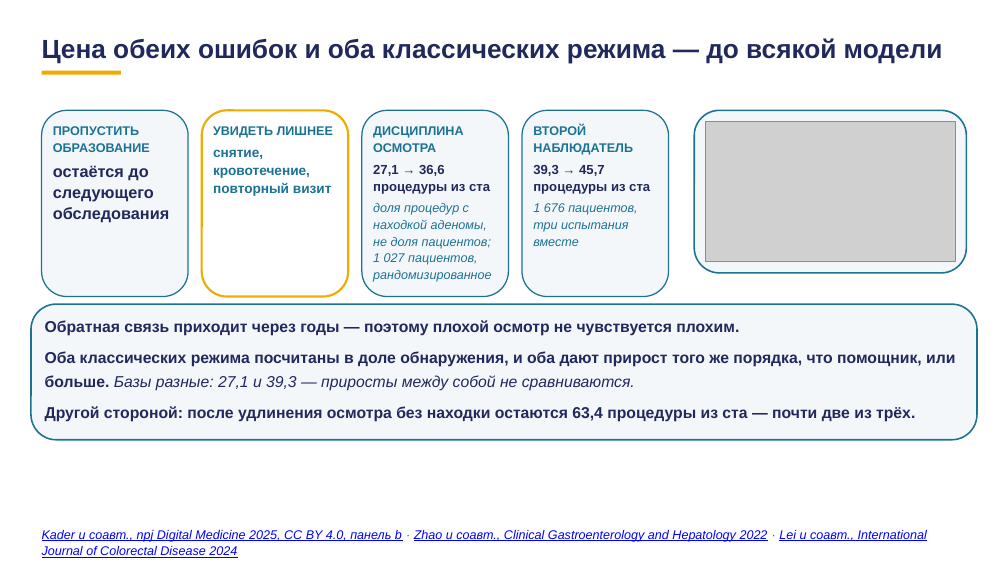
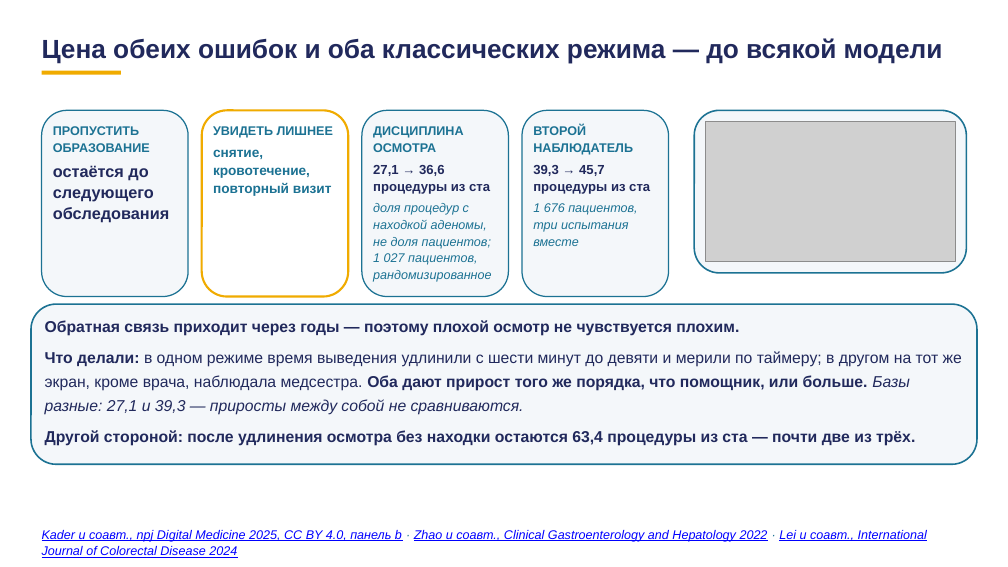
Before and after one commit to tellina-study/AI-usage-lessons, a slide deck: slide 81 of library/lectures/lec-07/rework/deck/lec-07-karkas.pptx. Drawn at 1008x567 pixels with LibreOffice and Linux fonts; fonts in the diff are those of the drawing; grey boxes stand for pictures. Boxes give left, top, right and bottom in pixels: in the first picture for what was removed or moved away, otherwise in the second. Text is boxed around its words. In the diff, an @@ line names an element or a change of style, - is before the commit and + after.

```diff
--- a/library/lectures/lec-07/rework/deck/lec-07-karkas.pptx
+++ b/library/lectures/lec-07/rework/deck/lec-07-karkas.pptx
@@ rounded rectangle: place and size @@
-rounded rectangle at box(31, 304, 977, 439)
+rounded rectangle at box(31, 304, 977, 464)
@@ rounded rectangle at box(31, 304, 977, 464): proportions changed @@
@@ text at box(45, 351, 962, 415): text changed; bold off @@
-Оба классических режима посчитаны в доле обнаружения, и оба дают прирост того же порядка, что помощник, или больше. Базы разные: 27,1 и 39,3 — приросты между собой не сравниваются.
+Что делали: в одном режиме время выведения удлинили с шести минут до девяти и мерили по таймеру; в другом на тот же экран, кроме врача, наблюдала медсестра. Оба дают прирост того же порядка, что помощник, или больше. Базы разные: 27,1 и 39,3 — приросты между собой не сравниваются.
```
Also in this commit, not shown: 32 other slides changed, 1 other file.
